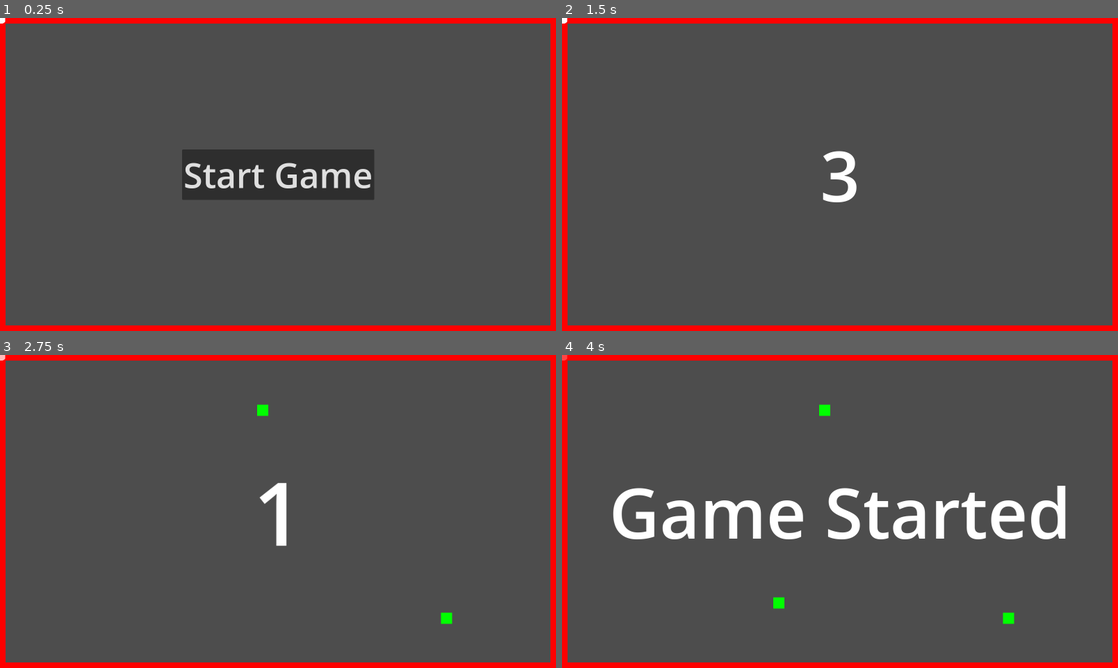
Above: before the commit, frames 1-4 (two rows, left to right).
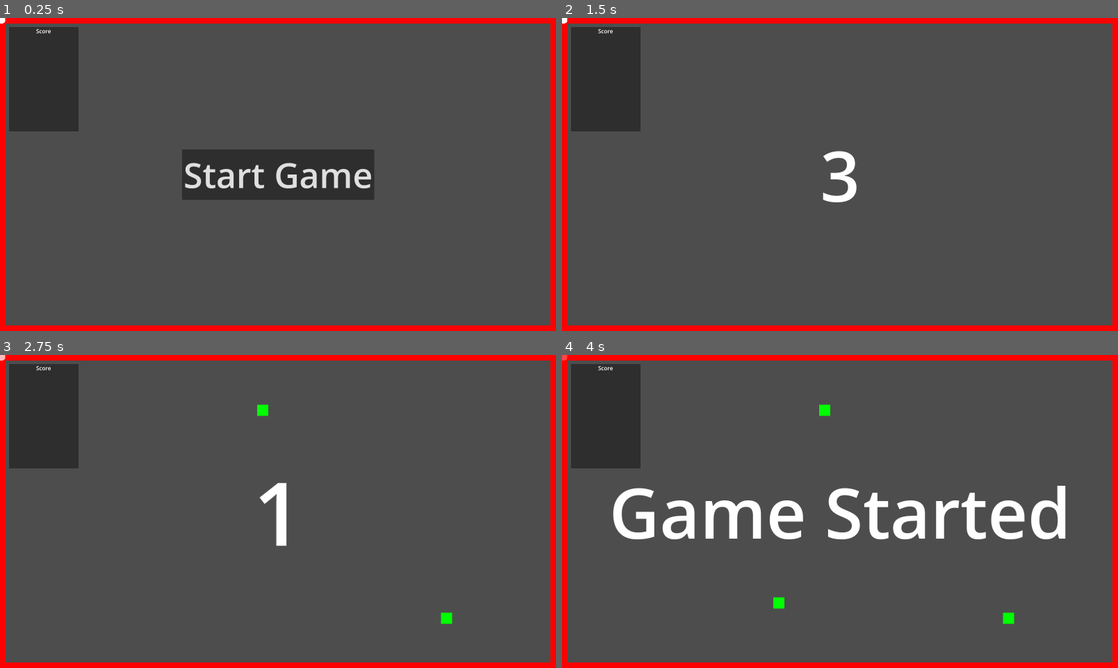
Above: after the commit, the same moments.

Repository: Ozymandias1/godot_snake_game
Game: Godot game, scene res://Scenes/Templates/game_level.tscn
The game is run twice, just before and just after one commit, with the same random seed, the same clock (stepped at 60 frames per second) and the same inputs. This scene is started directly instead of the project's main scene.
Inputs (mouse positions are in pixels of both pictures, inside the frame that each line leads up to):
- Up to frame 1 (0.25 s): no input
- Up to frame 2 (1.5 s): click "Start Game" at 0.5 s; tap Enter at 1.25 s; move the mouse to (962, 158) at 1.27 s; hold D (Steer Right) from 1.28 s (still down); hold W (Boost) from 1.28 s (still down); click (962, 158) at 1.42 s
- Up to frame 3 (2.75 s): move the mouse to (166, 527) at 2.02 s; release D (Steer Right) at 2.03 s; release W (Boost) at 2.03 s; hold A (Steer Left) from 2.03 s (still down); tap T (TestKey) at 2.1 s
- Up to frame 4 (4 s): move the mouse to (895, 442) at 2.77 s; release A (Steer Left) at 2.78 s; hold W (Boost) 2.78-3.53 s; hold D (Steer Right) from 2.78 s (still down); tap Space at 3.5 s; move the mouse to (812, 574) at 3.52 s; tap T (TestKey) at 3.6 s; click (812, 574) at 3.67 s

The runs differ from the first frame. In frame 1, 4.2% of the frame differs, in the area x 1-15%, y 2-37%; in frame 2, 4.2%; in frame 3, 4.2%; in frame 4, 4.2%.
Error in both runs: Invalid access to property or key 'name' on a base object of type 'Dictionary'. (res://Scripts/Player.gd:35)

Commit message:
점수판 ui 컨트롤 레이아웃

Diff:
--- a/Scenes/Templates/game_level.tscn
+++ b/Scenes/Templates/game_level.tscn
@@ -103,6 +103,36 @@
 text = "3"
 horizontal_alignment = 1
 
+[node name="ScoreBoard" type="Control" parent="UI"]
+layout_mode = 1
+anchors_preset = 0
+offset_left = 26.0
+offset_top = 26.0
+offset_right = 226.0
+offset_bottom = 326.0
+
+[node name="Background" type="ColorRect" parent="UI/ScoreBoard"]
+layout_mode = 1
+anchors_preset = 15
+anchor_right = 1.0
+anchor_bottom = 1.0
+grow_horizontal = 2
+grow_vertical = 2
+color = Color(0, 0, 0, 0.392157)
+
+[node name="VBoxContainer" type="VBoxContainer" parent="UI/ScoreBoard"]
+layout_mode = 1
+anchors_preset = 15
+anchor_right = 1.0
+anchor_bottom = 1.0
+grow_horizontal = 2
+grow_vertical = 2
+
+[node name="Label" type="Label" parent="UI/ScoreBoard/VBoxContainer"]
+layout_mode = 2
+text = "Score"
+horizontal_alignment = 1
+
 [connection signal="timeout" from="FoodSpawner/Timer" to="FoodSpawner" method="_on_timer_timeout"]
 [connection signal="pressed" from="UI/BtnStartGame" to="." method="_on_btn_start_game_pressed"]
 [connection signal="timeout" from="UI/StartGameTimer" to="." method="_on_start_game_timer_timeout"]
